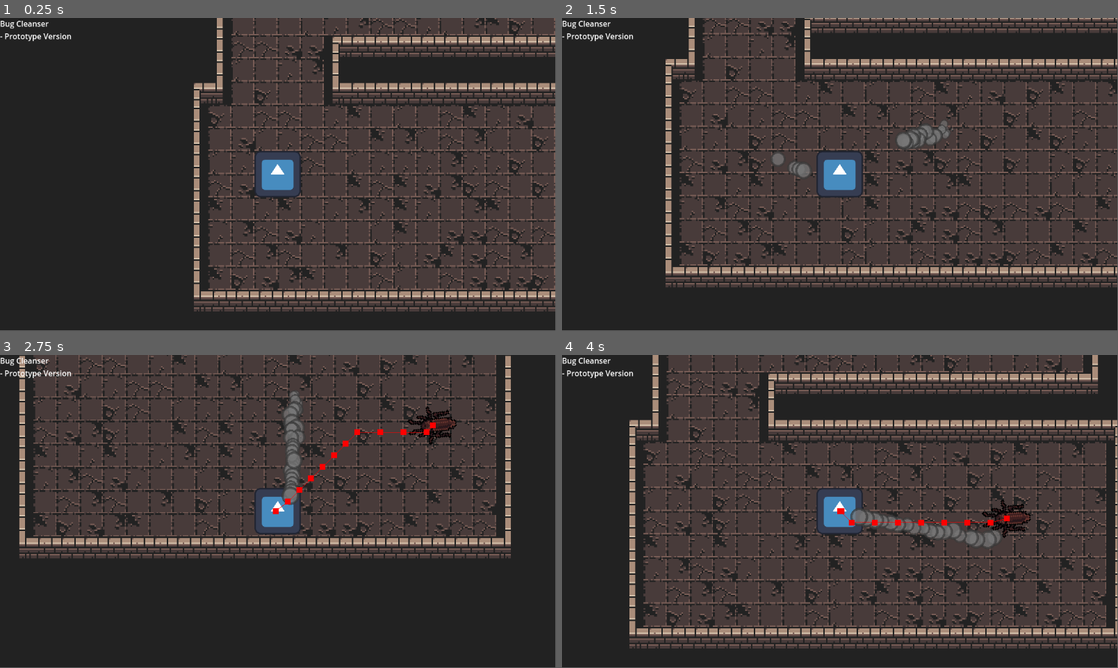
Above: before the commit, frames 1-4 (two rows, left to right).
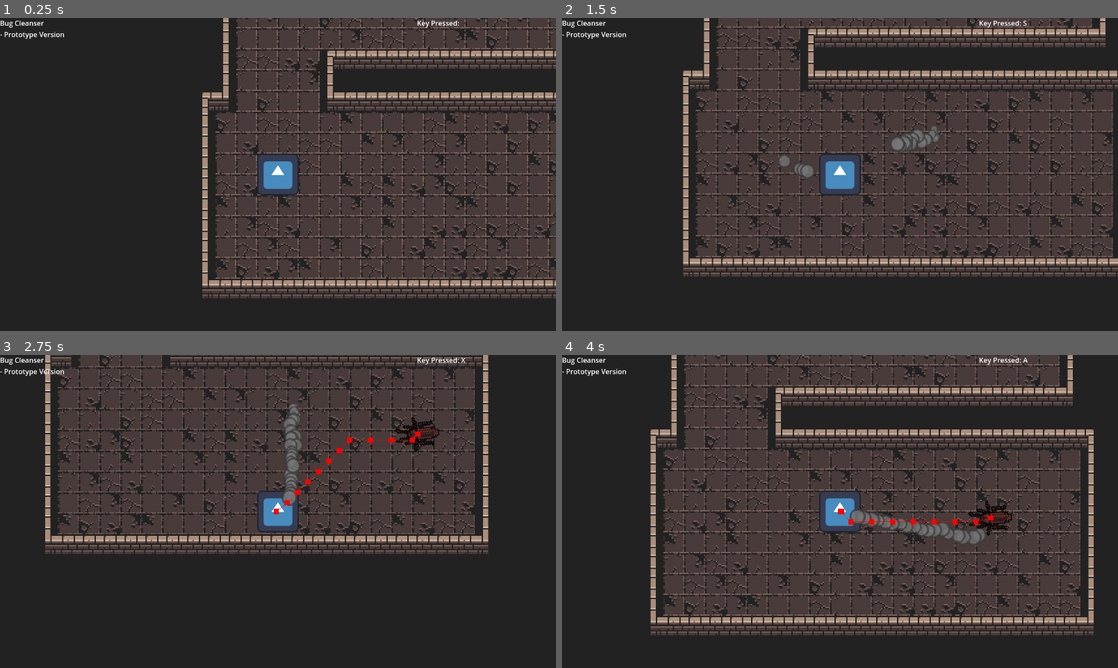
Above: after the commit, the same moments.

Repository: DavyShaegar/Bug-Cleanser
Game: Godot game, scene res://Data/Scenes/testscene.tscn
Two runs of this game, one before a commit and one after it. Both use one fixed random seed, a clock stepped at 60 frames per second and the inputs below. The engine's default icon, where the game draws it, is replaced by a stand-in: a white triangle on a blue panel in a dark square.
Inputs (mouse positions are in pixels of both pictures, inside the frame that each line leads up to):
- Up to frame 1 (0.25 s): no input
- Up to frame 2 (1.5 s): tap Enter at 0.5 s; move the mouse to (962, 158) at 0.52 s; press the mouse at (962, 158) at 0.53 s; hold D (move_right) 0.53-1.28 s; move the mouse to (728, 190) at 1.27 s; release the mouse at (728, 190) at 1.28 s; hold S (move_down) from 1.28 s (still down); click (728, 190) at 1.35 s
- Up to frame 3 (2.75 s): move the mouse to (333, 442) at 2.02 s; release S (move_down) at 2.03 s; press the mouse at (333, 442) at 2.03 s; hold D (move_right) from 2.03 s (still down); tap X (spawn ant) at 2.1 s
- Up to frame 4 (4 s): move the mouse to (812, 574) at 2.77 s; release D (move_right) at 2.78 s; release the mouse at (812, 574) at 2.78 s; hold W (move_up) 2.78-3.53 s; click (812, 574) at 2.85 s; move the mouse to (1006, 558) at 3.52 s; press the mouse at (1006, 558) at 3.53 s; hold A (move_left) from 3.53 s (still down)
The window is 799x449 before the commit and 800x450 after it. Grey fills any space a smaller window leaves; there, only what the larger window draws over its background counts as a difference.

The runs differ from the first frame. In frame 1, 30% of the frame differs, in the area x 0-100%, y 0-94%; in frame 2, 33%; in frame 3, 27%; in frame 4, 41%.

Commit message:
Debug added

Diff:
--- a/Data/Scenes/Entities/player.gd
+++ b/Data/Scenes/Entities/player.gd
@@ -38,7 +38,14 @@
 	elif Input.is_action_just_released("shoot"):
 		steam.emitting = false
 
+#region DEBUG
+func _input(event: InputEvent) -> void:
+	if event is InputEventKey:
+		%DEBUG.text = "Key Pressed: " + event.as_text()
+#endregion
+
 func _physics_process(delta: float) -> void:
+
 	mouse_pos = get_global_mouse_position()
 	gun_node.look_at(mouse_pos)
 	rotate_gun(mouse_pos)
--- a/Data/Scenes/testscene.tscn
+++ b/Data/Scenes/testscene.tscn
@@ -7,11 +7,18 @@
 
 [node name="CanvasLayer" type="CanvasLayer" parent="."]
 
-[node name="Label" type="Label" parent="CanvasLayer"]
+[node name="TITLEDEBUG" type="Label" parent="CanvasLayer"]
 offset_right = 40.0
 offset_bottom = 23.0
 text = "Bug Cleanser
 - Prototype Version"
+
+[node name="DEBUG" type="Label" parent="CanvasLayer"]
+unique_name_in_owner = true
+offset_left = 960.0
+offset_right = 1152.0
+offset_bottom = 32.0
+text = "Key Pressed: "
 
 [node name="Floor" parent="." instance=ExtResource("1_jsya7")]
 tile_map_data = PackedByteArray("AAAAAAAAAAAAAAEAAAABAAAAAAAAAAAAAAACAAAAAAAAAAEAAAADAAAAAAAAAAAAAAAEAAAAAAAAAAAAAAAFAA …(4752 unchanged characters)…
--- a/project.godot
+++ b/project.godot
@@ -14,6 +14,11 @@
 run/main_scene="uid://c7v3rqk4q6vxd"
 config/features=PackedStringArray("4.4", "GL Compatibility")
 config/icon="res://icon.svg"
+
+[display]
+
+window/size/viewport_width=1280
+window/size/viewport_height=720
 
 [file_customization]
 
